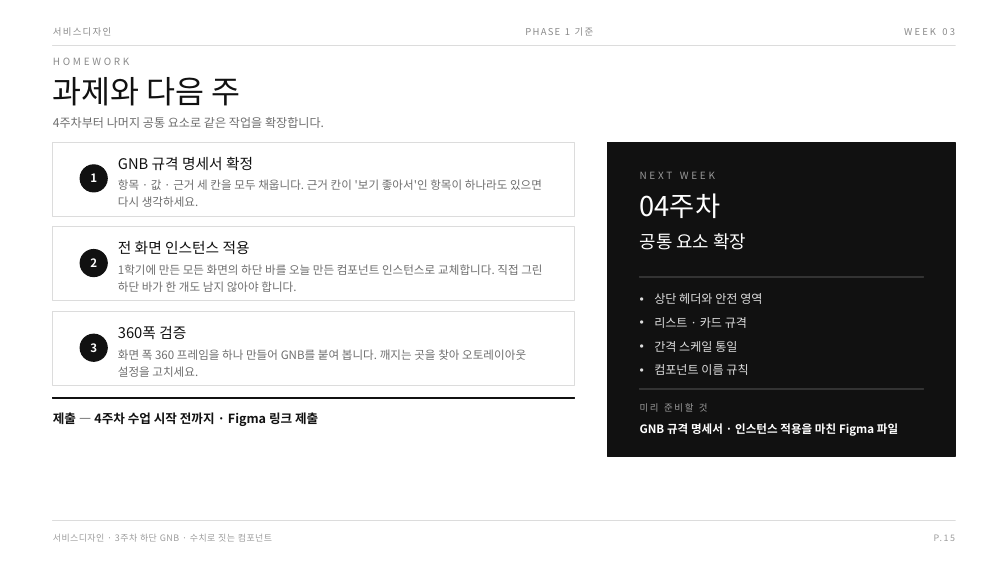
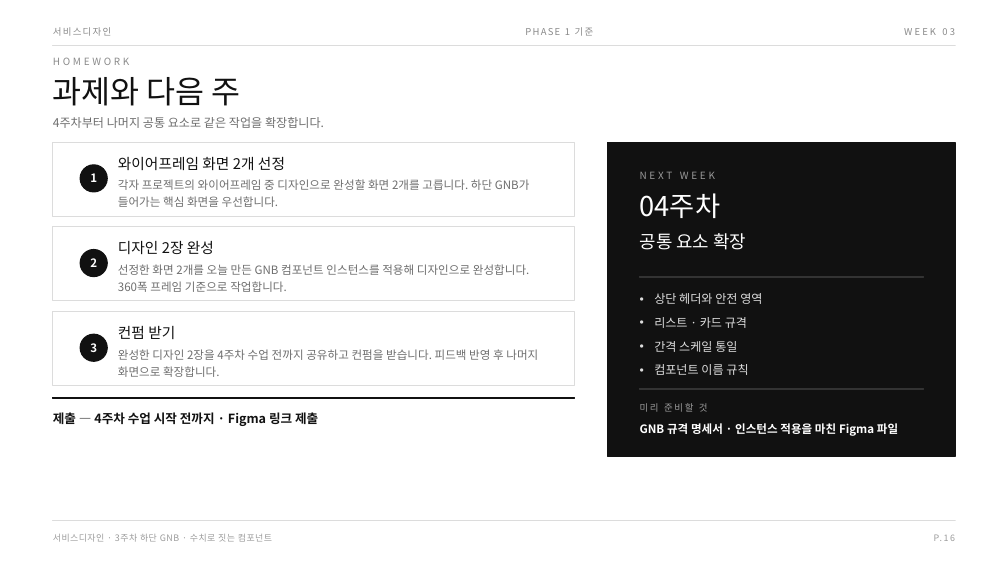
Before and after one commit to design-eng/MIN.D, a slide deck: slide 20 of dist/weeks-2학기/서비스디자인_2학기_03주차_GNB컴포넌트.pptx (slide 19 before the commit). Drawn at 1008x567 pixels with LibreOffice and Linux fonts; fonts in the diff are those of the drawing. Boxes give left, top, right and bottom in pixels: in the first picture for what was removed or moved away, otherwise in the second. Text is boxed around its words. In the diff, an @@ line names an element or a change of style, - is before the commit and + after.

```diff
--- a/dist/weeks-2학기/서비스디자인_2학기_03주차_GNB컴포넌트.pptx
+++ b/dist/weeks-2학기/서비스디자인_2학기_03주차_GNB컴포넌트.pptx
@@ text at (x1=118, y1=157, x2=285, y2=170): text changed @@
-GNB 규격 명세서 확정
+와이어프레임 화면 2개 선정
@@ text at (x1=118, y1=179, x2=530, y2=207): text changed @@
-항목 · 값 · 근거 세 칸을 모두 채웁니다. 근거 칸이 '보기 좋아서'인 항목이 하나라도 있으면 다시 생각하세요.
+각자 프로젝트의 와이어프레임 중 디자인으로 완성할 화면 2개를 고릅니다. 하단 GNB가 들어가는 핵심 화면을 우선합니다.
@@ text at (x1=118, y1=264, x2=530, y2=292): text changed @@
-1학기에 만든 모든 화면의 하단 바를 오늘 만든 컴포넌트 인스턴스로 교체합니다. 직접 그린 하단 바가 한 개도 남지 않아야 합니다.
+선정한 화면 2개를 오늘 만든 GNB 컴포넌트 인스턴스를 적용해 디자인으로 완성합니다. 360폭 프레임 기준으로 작업합니다.
@@ text at (x1=118, y1=241, x2=214, y2=254): text changed @@
-전 화면 인스턴스 적용
+디자인 2장 완성
@@ text at (x1=118, y1=326, x2=175, y2=339): text changed @@
-360폭 검증
+컨펌 받기
@@ text at (x1=118, y1=349, x2=538, y2=377): text changed @@
-화면 폭 360 프레임을 하나 만들어 GNB를 붙여 봅니다. 깨지는 곳을 찾아 오토레이아웃 설정을 고치세요.
+완성한 디자인 2장을 4주차 수업 전까지 공유하고 컨펌을 받습니다. 피드백 반영 후 나머지 화면으로 확장합니다.
```
Also in this commit, not shown: 10 other slides changed, 2 slides added, 1 slide removed, 6 other files.
